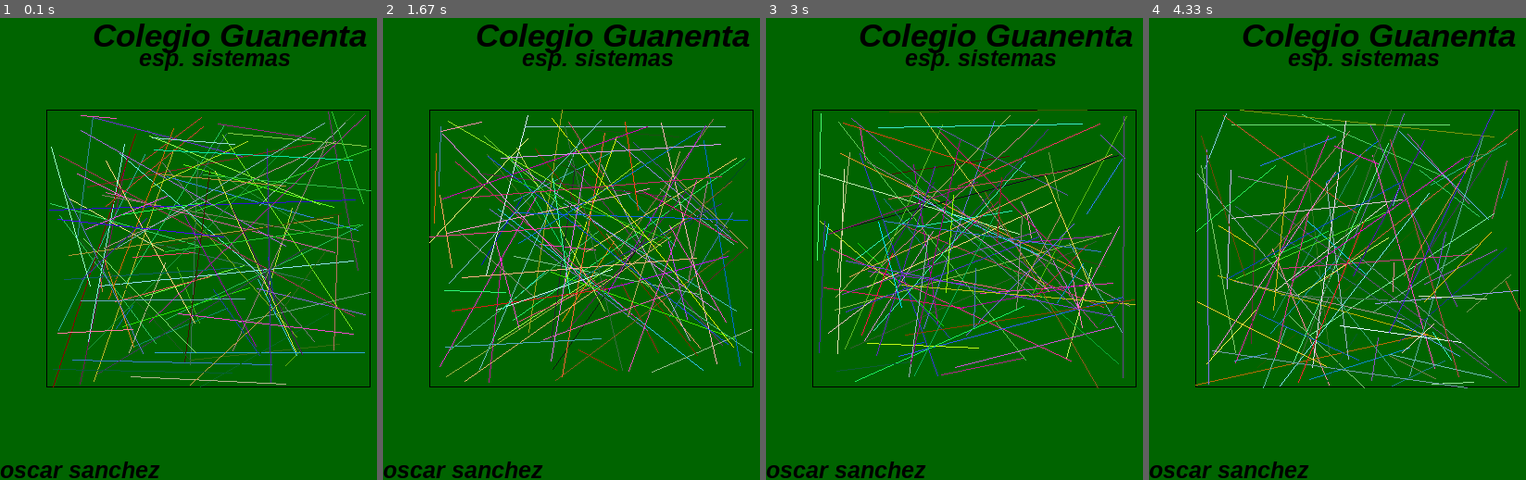
Above: before the commit, frames 1-4 (left to right).
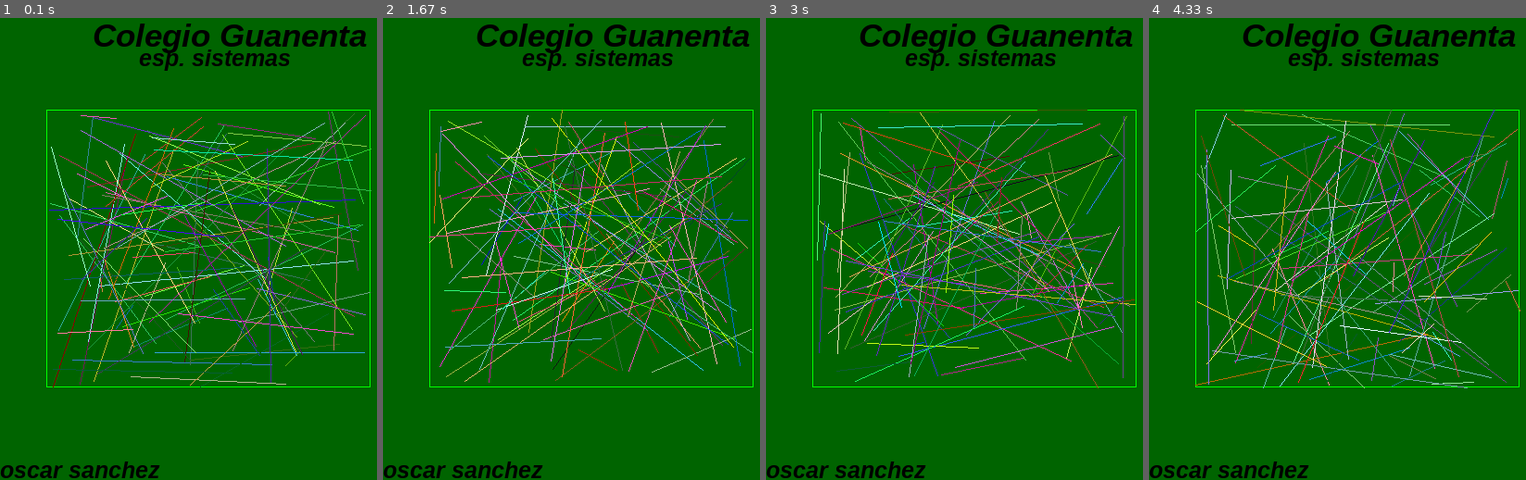
Above: after the commit, the same moments.

Repository: loxi25/intro_pygame
Game: pygame game, started from lineas_aleatorias.py
Two runs of this game, one before a commit and one after it. Both use one fixed random seed, a clock stepped at 60 frames per second and the inputs below.
Inputs:
- Up to frame 1 (0.1 s): no input
- Up to frame 2 (1.67 s): no input
- Up to frame 3 (3 s): no input
- Up to frame 4 (4.33 s): no input

The runs differ from the first frame. In frame 1, 0.6% of the frame differs, in the area x 12-99%, y 19-80%; in frame 2, 0.6%; in frame 3, 0.6%; in frame 4, 0.6%.

Commit message:
imagenes.py

Diff:
--- a/graficos_pygame.py
+++ /dev/null
@@ -1,91 +0,0 @@
-import pygame
-import sys
-import math
-rojo = (255, 0, 0)
-azul = (0, 0, 255)
-verde = (0,255,0)
-rosado = (255,192,203)
-negro = (0,0,0)
-amarillo = (255,255,0)
-blanco = (225,225,225)
-naranja = (255,165,0)
-cian = (0, 255, 255)
-
-PI = math.pi
-
-pygame.init()
-
-ventana = pygame.display.set_mode((400, 400))
-
-pygame.display.set_caption("Dibujar formas con pygame")
-
-clock = pygame.time.Clock()
-
-XX = 300
-MOVIMIENTO = 3
-
-###########################
-# Bucle principal del juego
-###########################
-while 1:
-    clock.tick(50)
-
-    # Ciclo para la deteccion de los eventos del juego
-    for event in pygame.event.get():
-        # Si se hace click sobre boton de cerrar de la ventana, el juego termina
-        if event.type == pygame.QUIT:
-            sys.exit()
-
-    # Rellenar la ventana de color
-    ventana.fill(negro)
-
-    # Dibujar formas con el metodo pygame.draw
-
-    # Dibujar una linea
-    pygame.draw.line(ventana, azul,(100,100),(300,300))
-    pygame.draw.line(ventana, azul,(100,300),(300,100))
-
-    # dibujar una linea discontinua
-    # True: crea un poligono
-    puntos1 = [(0,0), (50,100), (100,50), (250,200), (400,400)]
-    puntos2 = [(200,0),(400,200),(200,400),(0,200)]
-    pygame.draw.lines(ventana, azul, True, puntos1)
-    pygame.draw.lines(ventana,rojo,True,puntos2)
-
-    # Dibujar un rectangulo
-    # rectangulo relleno, ubicado en la coordenada esquina superior izq (200,200),  de ancho 200 y altura 100
-    pygame.draw.rect(ventana, rosado, (200,200, 200,100))
-
-    # rectangulo sin relleno,esquina sup. izq: (100,100),esquina. inf. der: (150,200).
-    pygame.draw.rect(ventana,verde,((100,100),(150,200)), 1)
-
-    # Dibujar un poligono
-    puntos3 = [(200,200), (300,325), (400,350)]
-    pygame.draw.polygon(ventana, amarillo,puntos3,1)
-
-    # Dibujar un cinculo
-    # Centro dl circulo: (300,100)
-    # Radio del circulo: 100
-    # Grosor contorno circulo: 1
-    pygame.draw.circle(ventana, blanco, (300,100), 50, 1)
-
-    # Dibujar un eclipse
-    pygame.draw.ellipse(ventana, naranja, (100, 150, 200, 100), 1)
-
-    # Dibujar un arco de circuferencia
-    pygame.draw.ellipse(ventana, naranja, (100, 150, 200, 100), 1)
-
-    #Arco de circuferencia
-    pygame.draw.arc(ventana, cian, (300, 25, 180, 150), PI/2, PI, 1 )
-
-    # Agregar texto
-    # Fuente tipo Arial, tamaño 35, negrilla y cursiva.
-    fuente_arial = pygame.font.SysFont("Arial", 35, 1, 1)
-    texto = fuente_arial.render("Sistemas Guanenta", 1, blanco)
-    ventana.blit(texto,(50,50))
-
-    # Actualiza la visualizacion de la ventana
-    pygame.display.flip()
-####################################
-# Fin del bucle principal del juego
-####################################
--- a/lineas_aleatorias.py
+++ b/lineas_aleatorias.py
@@ -4,7 +4,7 @@
 
 color_ventana = (0, 100, 0)
 negro = (0, 0, 0)
-
+aa= ( 0,255,0)
 pygame.init()
 
 ventana = pygame.display.set_mode((500, 500))
@@ -31,7 +31,7 @@
     texto = fuente_area.render("oscar sanchez", 1, negro)
     ventana.blit(texto, (0, 475))
 
-    pygame.draw.rect(ventana, negro, ((50, 100), (350, 300)), 1)
+    pygame.draw.rect(ventana, aa , ((50, 100), (350, 300)), 1)
 
     for i in range(100):
 
--- /dev/null
+++ b/mi_dibujo_animado.py
@@ -0,0 +1,94 @@
+import pygame
+import sys
+import math
+import random
+
+
+rojo = (255, 0, 0)
+azul = (0, 0, 255)
+verde = (0,255,0)
+rosado = (255,192,203)
+negro = (0,0,0)
+amarillo = (255,255,0)
+blanco = (225,225,225)
+naranja = (255,165,0)
+cian = (0, 255, 255)
+gris = (127, 140, 141)
+azulo = (33, 47, 60 )
+pygame.init()
+
+ventana = pygame.display.set_mode((600, 600))
+pygame.display.set_caption("tren ")
+
+clock = pygame.time.Clock()
+
+
+
+llantas = [(450, 300), (350, 300), (250, 300), (160, 250)]
+radio_llanta = 50
+angulo = 0
+
+
+
+def dibujar_llanta_con_rayos(surface, centro, radio, angulo, rayos=6):
+    pygame.draw.circle(surface, negro, centro, radio)
+    for i in range(rayos):
+        a = math.radians(angulo + (360 / rayos) * i)
+        x = centro[0] + int((radio - 5) * math.cos(a))
+        y = centro[1] + int((radio - 5) * math.sin(a))
+        pygame.draw.line(surface, gris, centro, (x, y), 2)
+
+rect_x = 70
+rect_y = 20
+rect_w = 500
+rect_h = 500
+
+while 1:
+    clock.tick(10)
+    ventana.fill(azul)
+
+    fuente_arial = pygame.font.SysFont("Arial", 35, 1, 1)
+    texto = fuente_arial.render("Colegio Guanenta", 1, negro)
+    ventana.blit(texto, (70, 30))
+    texto = fuente_arial.render("sistemas ", 1, negro )
+    ventana.blit(texto, (70, 70))
+    texto = fuente_arial.render("oscar sanchez ", 1,negro )
+    ventana.blit(texto, (70, 400))
+
+
+
+    for event in pygame.event.get():
+        if event.type == pygame.QUIT:
+            sys.exit()
+
+
+
+    pygame.draw.rect(ventana, blanco, ((rect_x, rect_y), (rect_w, rect_h)), 1)
+    pygame.draw.rect(ventana, gris , (200,200, 300,100))
+    pygame.draw.rect(ventana, blanco, ( 350, 100 ,  150 , 100))
+    pygame.draw.rect(ventana, azulo , (325, 70 , 200 , 50 ))
+    pygame.draw.rect(ventana, gris , ( 375, 130 , 100   , 50  ))
+    pygame.draw.circle(ventana, negro , (450,300),50,70)
+    pygame.draw.circle(ventana, negro , (350,300),50,70)
+    pygame.draw.circle(ventana, negro , (250,300),50,70)
+    pygame.draw.circle(ventana, negro , (160,250),40,40)
+    pygame.draw.rect(ventana, blanco , (220, 125 , 70  , 25 ))
+    pygame.draw.rect(ventana, azulo , (240, 150 , 25  , 50 ))
+    pygame.draw.rect(ventana, blanco , (175   , 205 , 25, 80 ))
+
+    for centro in llantas:
+        dibujar_llanta_con_rayos(ventana, centro, radio_llanta, angulo)
+
+# Emoji en la ventana
+    pygame.draw.circle(ventana, amarillo, (440, 160), 30)
+    pygame.draw.circle(ventana, blanco, (408, 160), 7)
+    pygame.draw.circle(ventana, blanco, (432, 160), 7)
+    pygame.draw.circle(ventana, negro, (408, 160), 3)
+    pygame.draw.circle(ventana, negro, (432, 160), 3)
+    pygame.draw.circle(ventana, rojo, (420, 175), 9)
+    pygame.draw.rect(ventana, azulo , (410, 130 , 50 , 8 ))
+    pygame.draw.rect(ventana, azulo , (425, 128 , 35 , 8 ))
+
+    angulo = (angulo + 5) % 360
+
+    pygame.display.flip()
